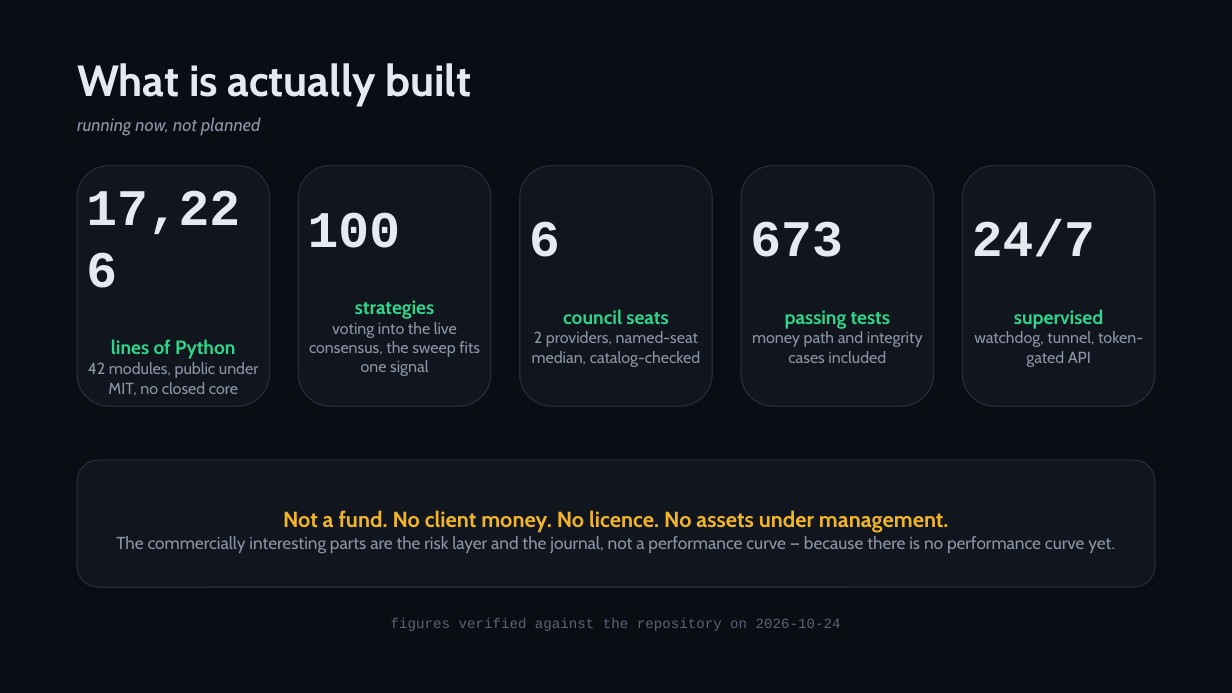
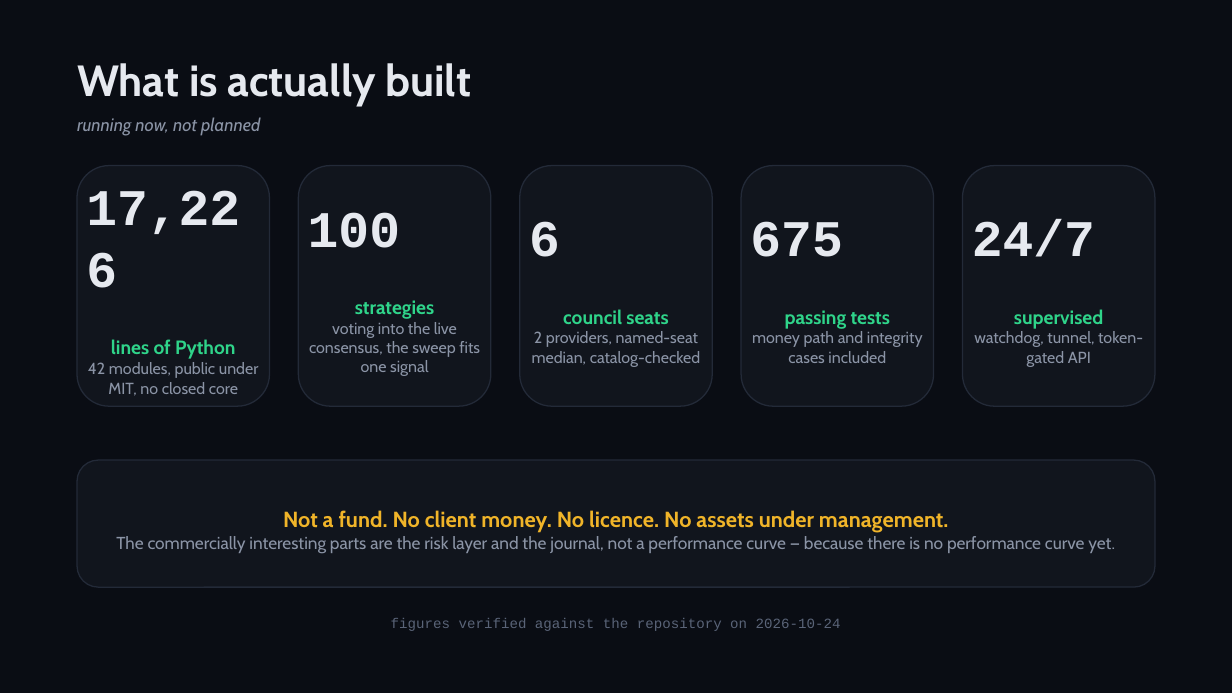
Before and after one commit to zhaider5142009-oss/kairos, a slide deck: slide 3 of docs/investors/KAIROS_Investor_Deck.pptx. Drawn at 1232x693 pixels with LibreOffice and Linux fonts; fonts in the diff are those of the drawing. Boxes give left, top, right and bottom in pixels: in the first picture for what was removed or moved away, otherwise in the second. Text is boxed around its words. In the diff, an @@ line names an element or a change of style, - is before the commit and + after.

```diff
--- a/docs/investors/KAIROS_Investor_Deck.pptx
+++ b/docs/investors/KAIROS_Investor_Deck.pptx
@@ text in rounded rectangle at [750, 221, 842, 257]: text changed @@
-673
+675
```
Also in this commit, not shown: 2 other slides changed, 10 other files.
